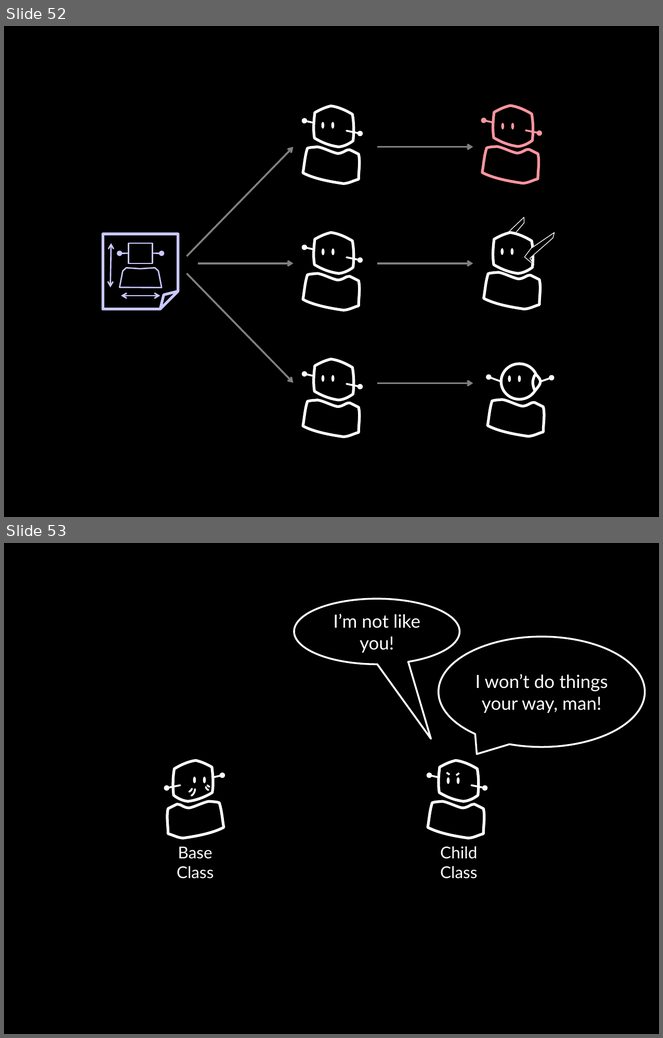
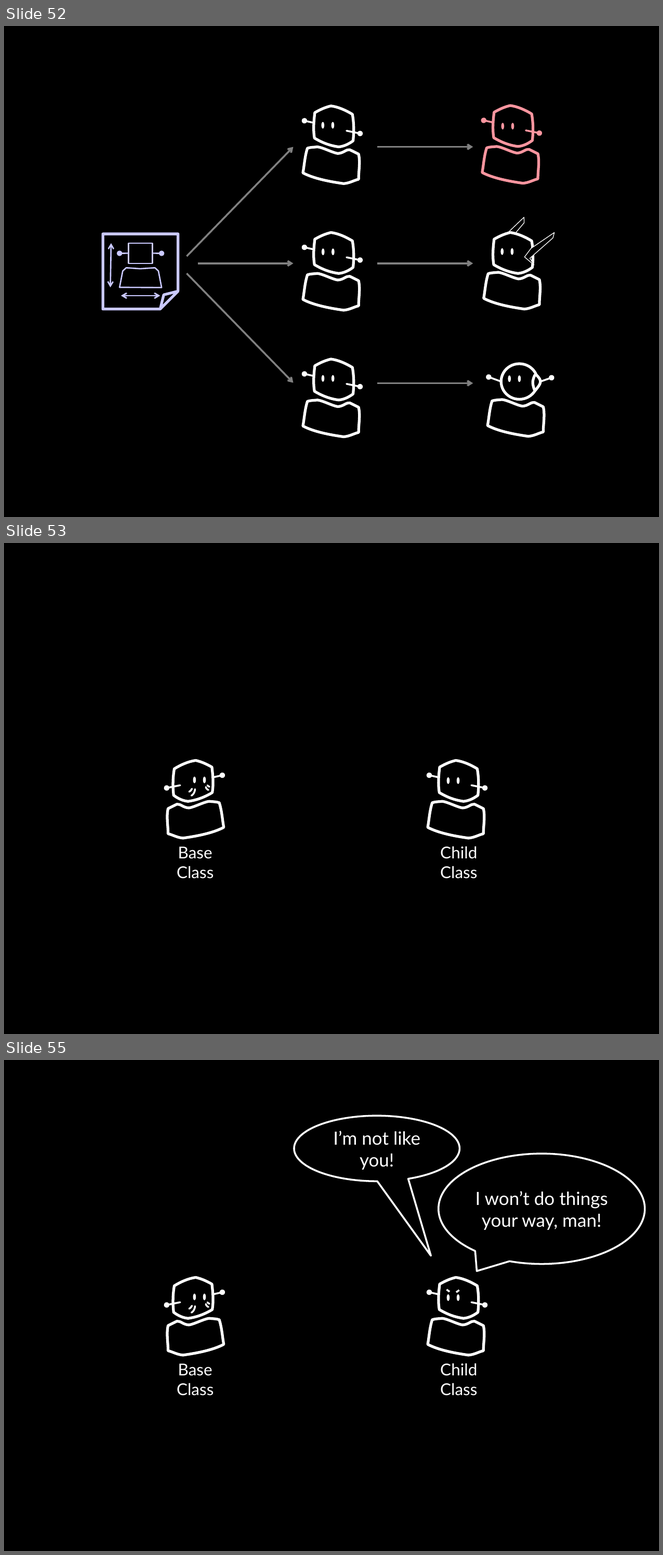
Before and after one commit to socketwench/OOPforObjectHaters, a slide deck: src/OOPforObjectHaters.pptx. Shown one above the other, each under a label of ours: slides 52 and 53 before the commit, slides 52, 53 and 55 after it; the slides between them are not shown. The pictures are 663x1038 and 663x1555 pixels, drawn with LibreOffice and Linux fonts; fonts in the diff are those of the drawing. Boxes give left, top, right and bottom in pixels: in the first picture for what was removed or moved away, otherwise in the second. Text is boxed around its words. In the diff, an @@ line names an element or a change of style, - is before the commit and + after.

```diff
--- a/src/OOPforObjectHaters.pptx
+++ b/src/OOPforObjectHaters.pptx
@@ slide 53 added at (4,543,659,1034), background #000000 @@
@@ arc (boxed as its full ellipse) added at (182,776,193,793), outline #FFFFFF 2 pt @@
@@ arc (boxed as its full ellipse) added at (184,780,195,797), outline #FFFFFF 2 pt @@
@@ ellipse added at (193,777,196,783), fill #FFFFFF @@
@@ ellipse added at (203,777,206,783), fill #FFFFFF @@
@@ arc (boxed as its full ellipse) added at (206,783,213,791), outline #FFFFFF 2 pt @@
@@ arc (boxed as its full ellipse) added at (207,780,214,787), outline #FFFFFF 2 pt @@
@@ ellipse added at (447,778,450,784), fill #FFFFFF @@
@@ ellipse added at (457,778,460,784), fill #FFFFFF @@
@@ group added at (166,760,223,838): 2 freeform shapes, 2 arrows @@
@@ group added at (428,760,485,838): 2 freeform shapes, 2 arrows @@
@@ text added at (177,847,214,879), 18 pt, text #FFFFFF @@
+Base
+Class
@@ text added at (440,846,477,879), 18 pt, text #FFFFFF @@
+Child Class
@@ what was slide 53 is now slide 55 @@
```
Also in this commit, not shown: 1 slide changed, 4 other slides added, 9 other files.
